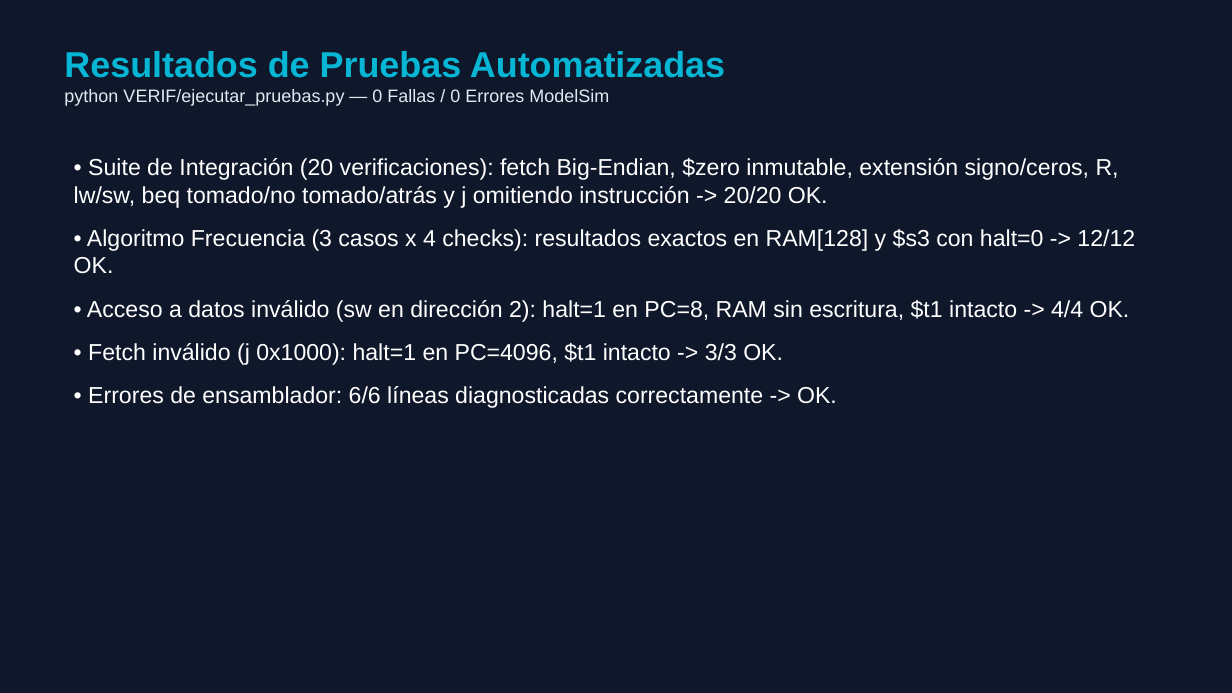
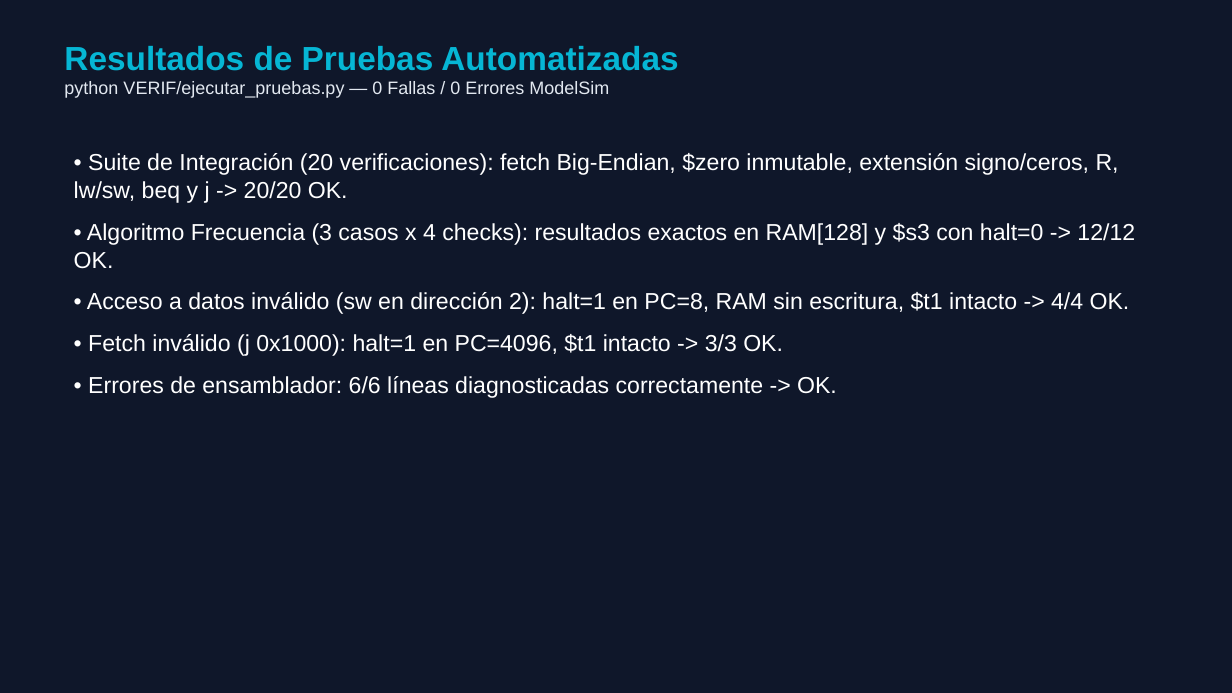
Before and after one commit to TilinezzZ/Instruciones-R-I-J-, a slide deck: slide 7 of DOCS/Presentacion_Proyecto_Final_MIPS.pptx. Drawn at 1232x693 pixels with LibreOffice and Linux fonts; fonts in the diff are those of the drawing. Boxes give left, top, right and bottom in pixels: in the first picture for what was removed or moved away, otherwise in the second. Text is boxed around its words. In the diff, an @@ line names an element or a change of style, - is before the commit and + after.

```diff
--- a/DOCS/Presentacion_Proyecto_Final_MIPS.pptx
+++ b/DOCS/Presentacion_Proyecto_Final_MIPS.pptx
@@ text at box(64, 46, 678, 71): size 28 to 26 pt in "Resultados de Pruebas Automatizadas" @@
@@ text at box(74, 153, 1119, 203): text changed @@
-• Suite de Integración (20 verificaciones): fetch Big-Endian, $zero inmutable, extensión signo/ceros, R, lw/sw, beq tomado/no tomado/atrás y j omitiendo instrucción -> 20/20 OK.
+• Suite de Integración (20 verificaciones): fetch Big-Endian, $zero inmutable, extensión signo/ceros, R, lw/sw, beq y j -> 20/20 OK.
@@ text at box(74, 223, 1135, 398): less space between paragraphs @@
```
Also in this commit, not shown: 10 other slides changed, 8 other files.
